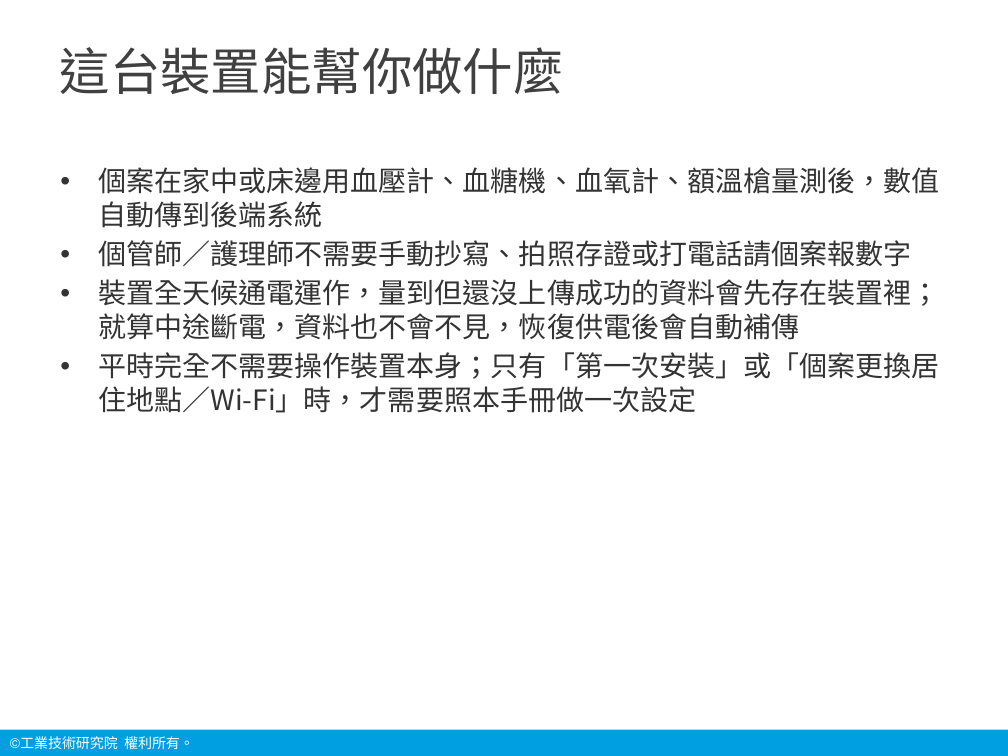
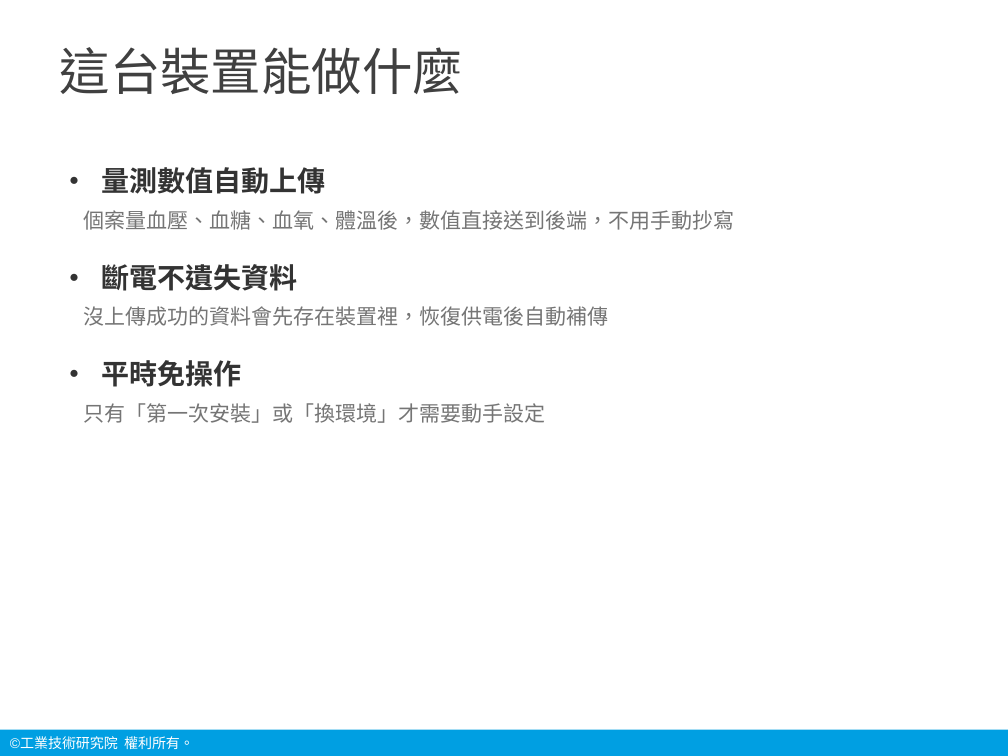
Before and after one commit to chanwunkong/pico-vitals-gateway, a slide deck: slide 4 of 說明/生理訊號中繼裝置_操作說明.pptx (slide 3 before the commit). Drawn at 1008x756 pixels with LibreOffice and Linux fonts; fonts in the diff are those of the drawing; background and template pictures are left out. Boxes give left, top, right and bottom in pixels: in the first picture for what was removed or moved away, otherwise in the second. Text is boxed around its words. In the diff, an @@ line names an element or a change of style, - is before the commit and + after.

```diff
--- a/說明/生理訊號中繼裝置_操作說明.pptx
+++ b/說明/生理訊號中繼裝置_操作說明.pptx
@@ title at (x1=60, y1=47, x2=463, y2=94): text changed @@
-這台裝置能幫你做什麼
+這台裝置能做什麼
@@ text at (x1=84, y1=167, x2=735, y2=423): text changed; size 20 to 15 pt; text colour #333333 to #757575 @@
-• 個案在家中或床邊用血壓計、血糖機、血氧計、額溫槍量測後，數值自動傳到後端系統
-• 個管師／護理師不需要手動抄寫、拍照存證或打電話請個案報數字
-• 裝置全天候通電運作，量到但還沒上傳成功的資料會先存在裝置裡；就算中途斷電，資料也不會不見，恢復供電後會自動補傳
-• 平時完全不需要操作裝置本身；只有「第一次安裝」或「個案更換居住地點／Wi-Fi」時，才需要照本手冊做一次設定
+• 量測數值自動上傳
+個案量血壓、血糖、血氧、體溫後，數值直接送到後端，不用手動抄寫
+• 斷電不遺失資料
+沒上傳成功的資料會先存在裝置裡，恢復供電後自動補傳
+• 平時免操作
+只有「第一次安裝」或「換環境」才需要動手設定
```
Also in this commit, not shown: 9 other slides changed, 16 slides added, 6 slides removed, 32 other files.
